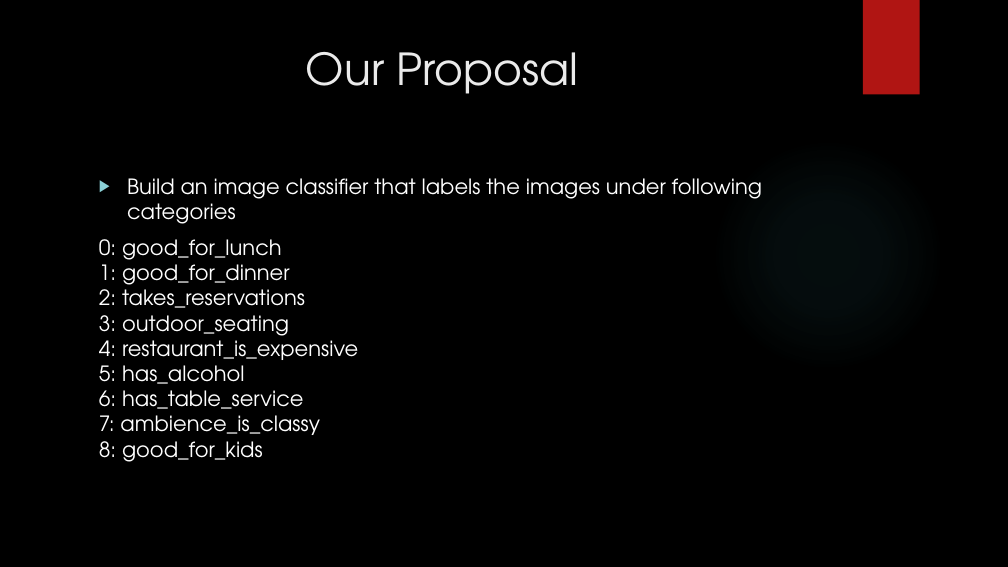
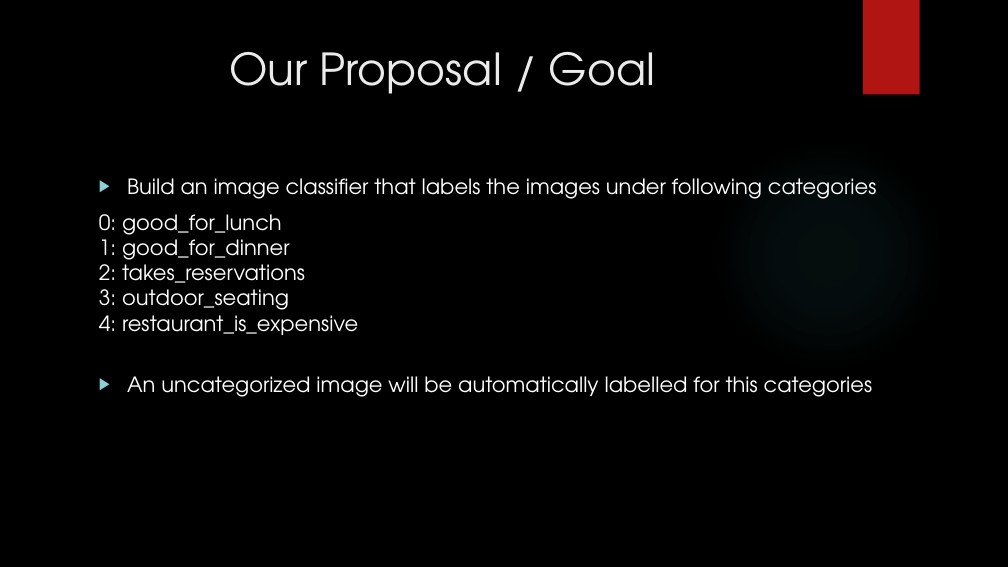
Before and after one commit to kartikmehta09/ImageClassifierUsingScalaAndDeepLearning, a slide deck: slide 3 of Yelp_Image_Classification_Project_Planning.pptx. Drawn at 1008x567 pixels with LibreOffice and Linux fonts; fonts in the diff are those of the drawing; background and template pictures are left out. Boxes give left, top, right and bottom in pixels: in the first picture for what was removed or moved away, otherwise in the second. Text is boxed around its words. In the diff, an @@ line names an element or a change of style, - is before the commit and + after.

Commit message:
presentation updates

```diff
--- a/Yelp_Image_Classification_Project_Planning.pptx
+++ b/Yelp_Image_Classification_Project_Planning.pptx
@@ title at <box>229,52,655,94</box>: text changed @@
-Our Proposal
+Our Proposal / Goal
@@ text at <box>99,214,873,397</box>: text changed @@
-0: good_for_lunch
-1: good_for_dinner
-2: takes_reservations
-3: outdoor_seating
-4: restaurant_is_expensive
-5: has_alcohol
-6: has_table_service
-7: ambience_is_classy
-8: good_for_kids
+0: good_for_lunch
+1: good_for_dinner
+2: takes_reservations
+3: outdoor_seating
+4: restaurant_is_expensive
+▶ An uncategorized image will be automatically labelled for this categories
```
Also in this commit, not shown: 5 other slides changed.
